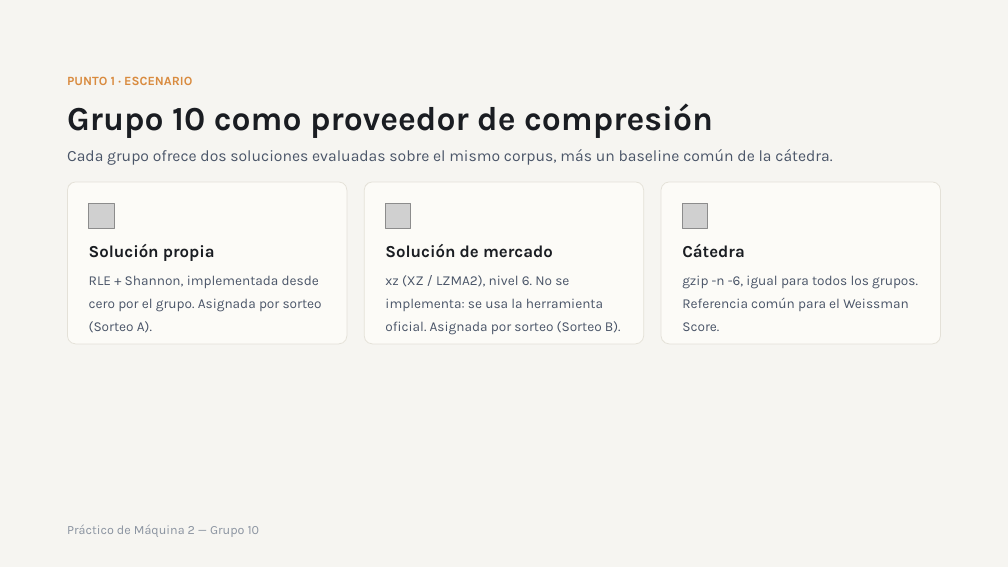
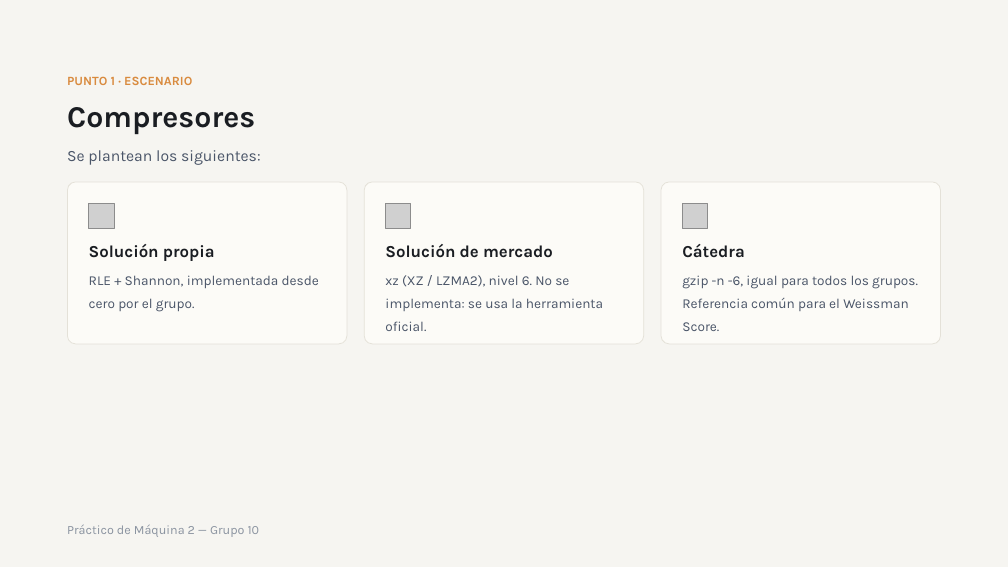
Before and after one commit to BaltasarOrtiz/FACULTAD-FCEFN, a slide deck: slide 2 of Teoria de la Información/Parcial 1/Presentaciones/Práctico de Máquina 2 — RLE+Shannon vs xz.pptx (slide 3 before the commit). Drawn at 1008x567 pixels with LibreOffice and Linux fonts; fonts in the diff are those of the drawing; grey boxes stand for pictures. Boxes give left, top, right and bottom in pixels: in the first picture for what was removed or moved away, otherwise in the second. Text is boxed around its words. In the diff, an @@ line names an element or a change of style, - is before the commit and + after.

```diff
--- a/Teoria de la Información/Parcial 1/Presentaciones/Práctico de Máquina 2 — RLE+Shannon vs xz.pptx
+++ b/Teoria de la Información/Parcial 1/Presentaciones/Práctico de Máquina 2 — RLE+Shannon vs xz.pptx
@@ title at [67,107,255,134]: text changed; size 32 to 28.8 pt @@
-Grupo 10 como proveedor de compresión
+Compresores
@@ text at [67,150,260,165]: text changed @@
-Cada grupo ofrece dos soluciones evaluadas sobre el mismo corpus, más un baseline común de la cátedra.
+Se plantean los siguientes:
@@ text at [89,275,319,312]: text changed @@
-RLE + Shannon, implementada desde cero por el grupo. Asignada por sorteo (Sorteo A).
+RLE + Shannon, implementada desde cero por el grupo.
@@ text at [385,275,603,331]: text changed @@
-xz (XZ / LZMA2), nivel 6. No se implementa: se usa la herramienta oficial. Asignada por sorteo (Sorteo B).
+xz (XZ / LZMA2), nivel 6. No se implementa: se usa la herramienta oficial.
```
Also in this commit, not shown: 6 other slides changed, 7 slides added, 2 slides removed, 4 other files.
